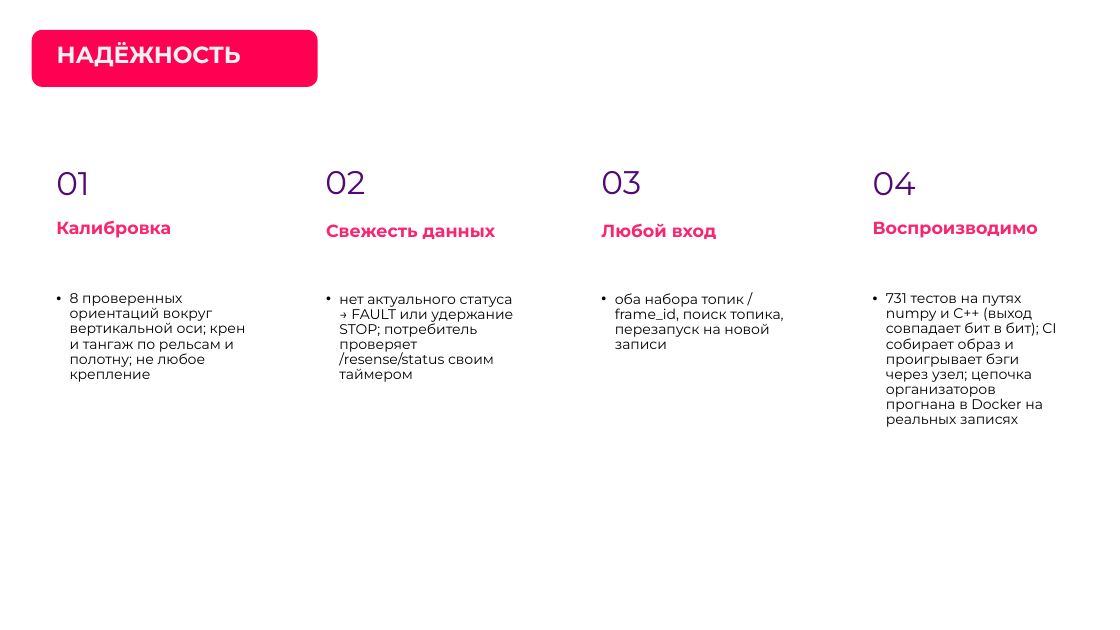
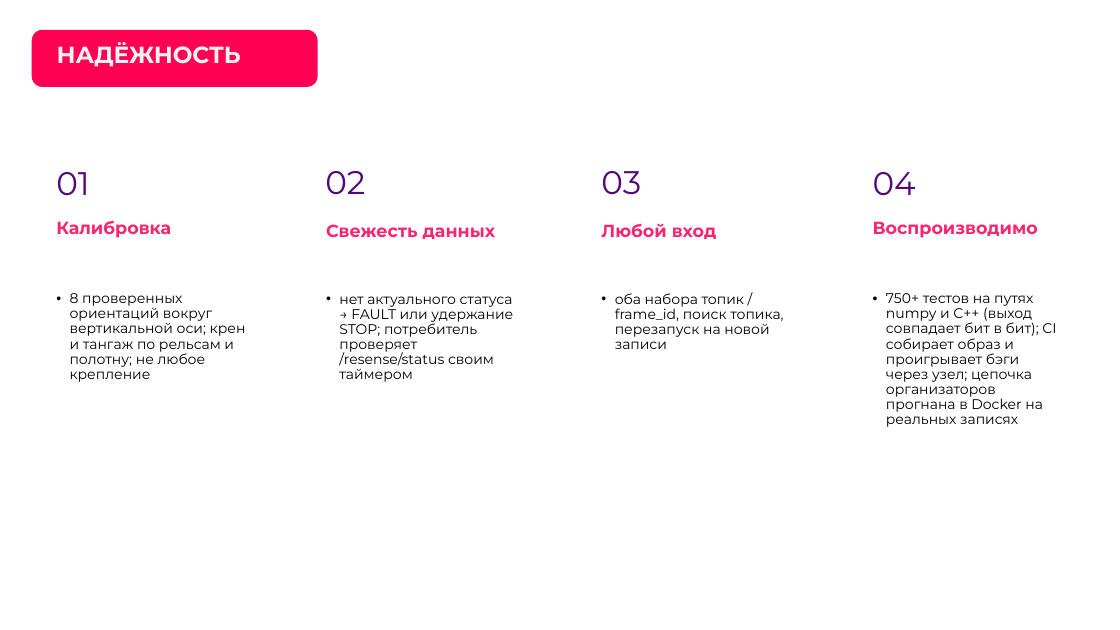
Before and after one commit to pmixay/ReSense, a slide deck: slide 14 of docs/presentation/ReSense_LCT2026.pptx. Drawn at 1120x630 pixels with LibreOffice and Linux fonts; fonts in the diff are those of the drawing; background and template pictures are left out. Boxes give left, top, right and bottom in pixels: in the first picture for what was removed or moved away, otherwise in the second. Text is boxed around its words. In the diff, an @@ line names an element or a change of style, - is before the commit and + after.

```diff
--- a/docs/presentation/ReSense_LCT2026.pptx
+++ b/docs/presentation/ReSense_LCT2026.pptx
@@ text at [886, 293, 1056, 427]: text changed @@
-• 731 тестов на путях numpy и C++ (выход совпадает бит в бит); CI собирает образ и проигрывает бэги через узел; цепочка организаторов прогнана в Docker на реальных записях
+• 750+ тестов на путях numpy и C++ (выход совпадает бит в бит); CI собирает образ и проигрывает бэги через узел; цепочка организаторов прогнана в Docker на реальных записях
```
Also in this commit, not shown: 8 other slides changed, 6 other files.
